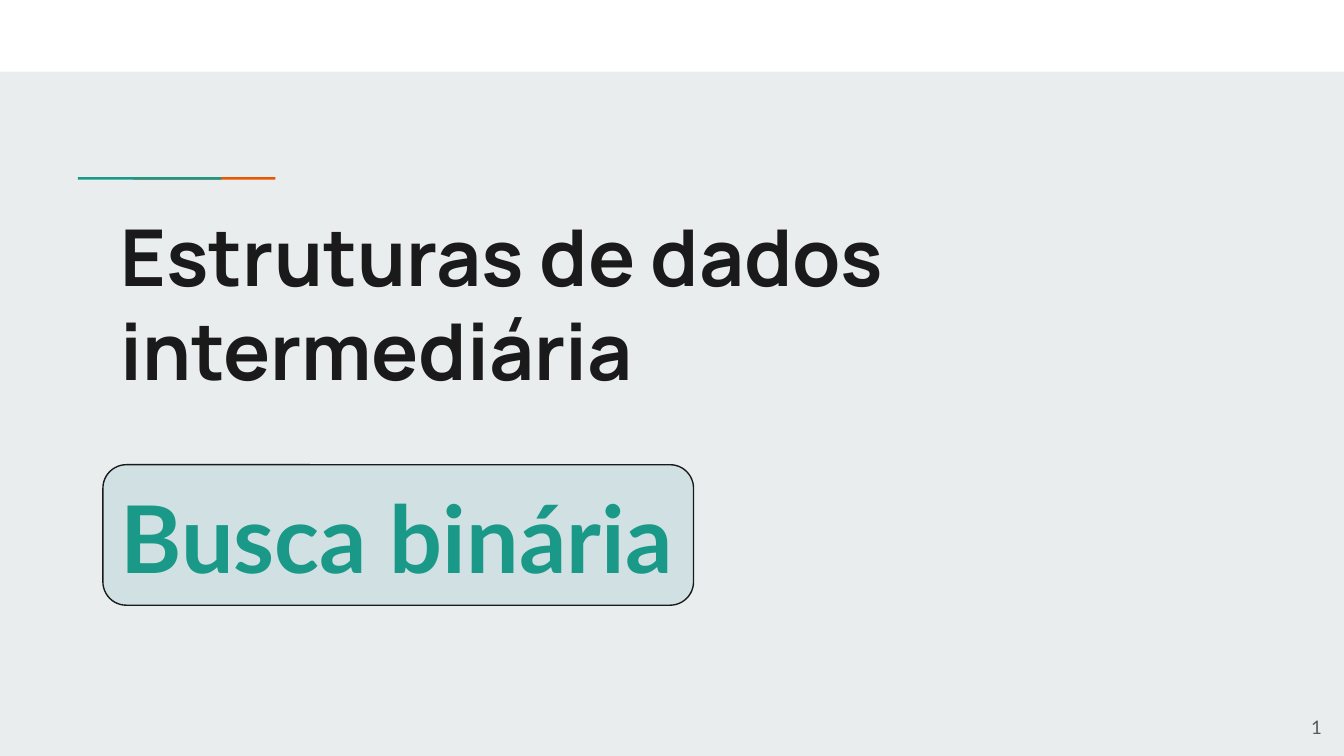
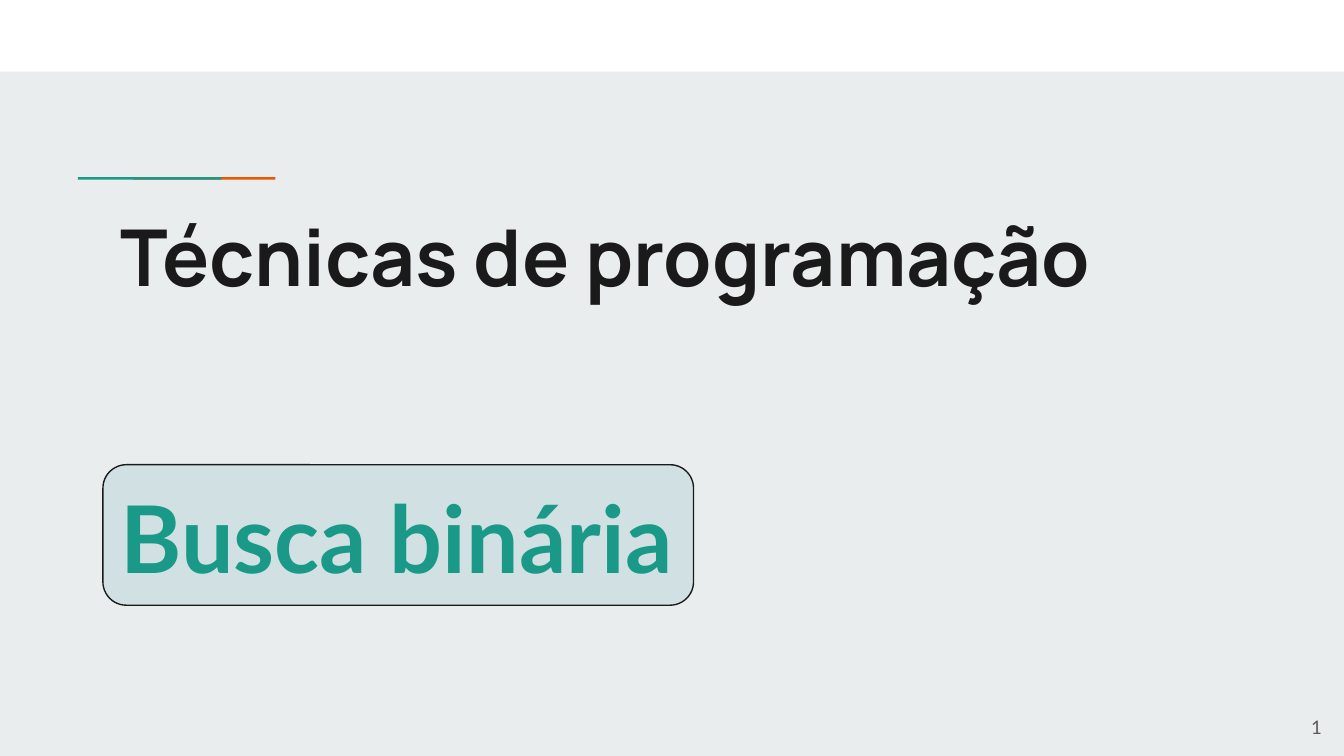
Before and after one commit to fpgues/treinamento-OBI-2023, a slide deck: slide 1 of estrategias/busca-binaria.pptx. Drawn at 1344x756 pixels with LibreOffice and Linux fonts; fonts in the diff are those of the drawing. Boxes give left, top, right and bottom in pixels: in the first picture for what was removed or moved away, otherwise in the second. Text is boxed around its words. In the diff, an @@ line names an element or a change of style, - is before the commit and + after.

```diff
--- a/estrategias/busca-binaria.pptx
+++ b/estrategias/busca-binaria.pptx
@@ title at (121, 223, 1090, 306): text changed @@
-Estruturas de dados intermediária
+Técnicas de programação
```
Also in this commit, not shown: 6 other slides changed.
